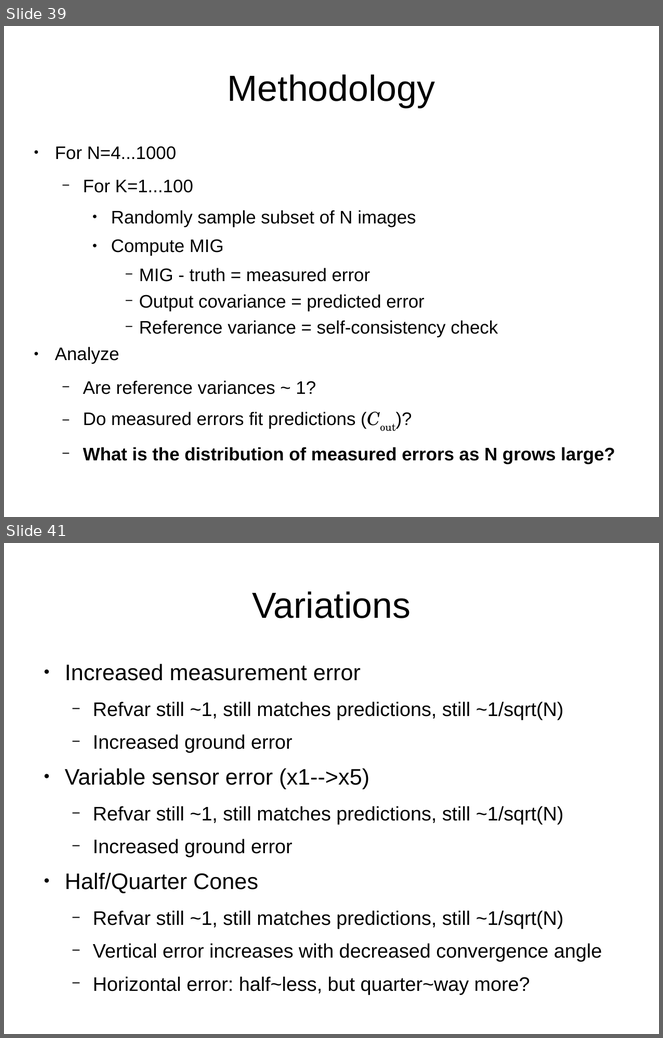
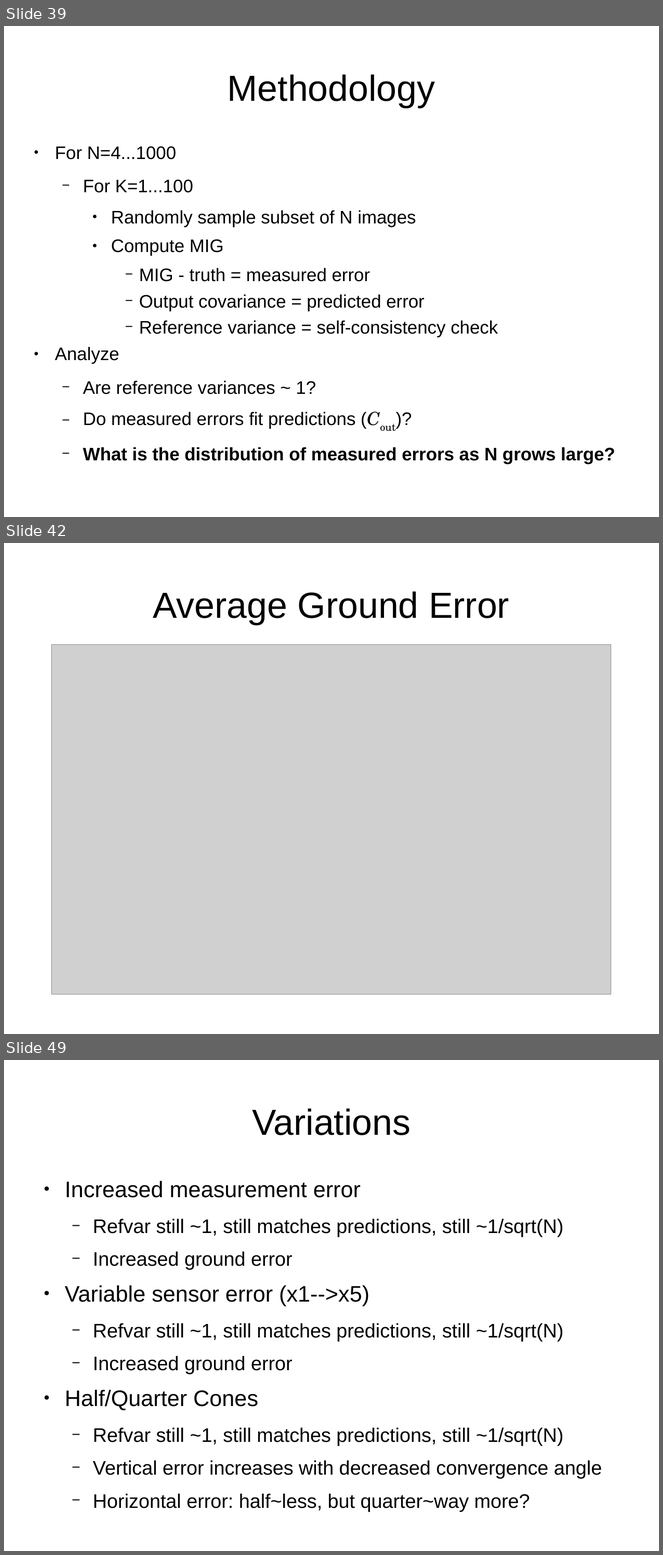
Before and after one commit to sethmerickel/Multi-Image-Geopositioning, a slide deck: papers/fresno2017.odp. Shown one above the other, each under a label of ours: slides 39 and 41 before the commit, slides 39, 42 and 49 after it; the slides between them are not shown. The pictures are 663x1038 and 663x1555 pixels, drawn with LibreOffice and Linux fonts; fonts in the diff are those of the drawing; grey boxes stand for pictures. Boxes give left, top, right and bottom in pixels: in the first picture for what was removed or moved away, otherwise in the second. Text is boxed around its words. In the diff, an @@ line names an element or a change of style, - is before the commit and + after.

```diff
--- a/papers/fresno2017.odp
+++ b/papers/fresno2017.odp
@@ slide 42 added at [4,543,659,1034], background #FFFFFF @@
@@ title added at [153,591,509,625], 44 pt, text #000000 @@
+Average Ground Error
@@ picture added at [51,645,611,995] @@
@@ what was slide 41 is now slide 49 @@
```
Also in this commit, not shown: 2 slides changed, 7 other slides added, 1 other file.
